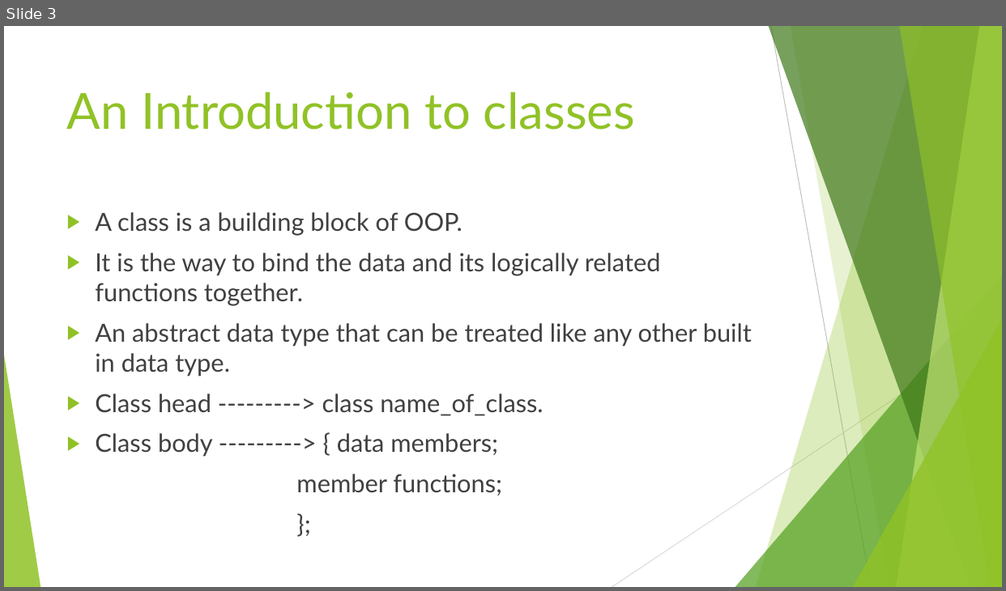
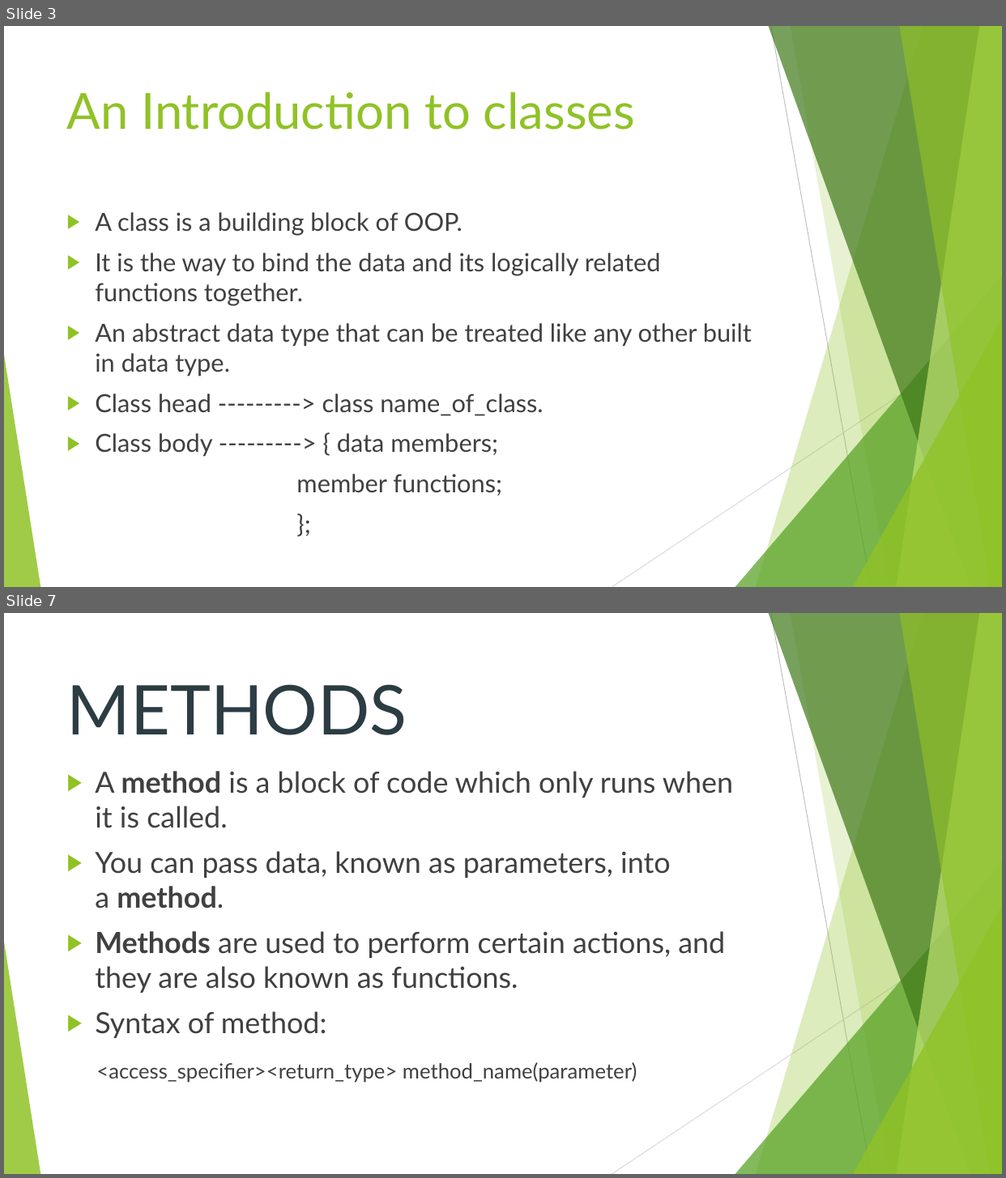
Before and after one commit to shivamsingh7455/DataStructure, a slide deck: Presentation 1.pptx. Shown one above the other, each under a label of ours: slide 3 before the commit, slides 3 and 7 after it; the slides between them are not shown. The pictures are 1006x591 and 1006x1178 pixels, drawn with LibreOffice and Linux fonts; fonts in the diff are those of the drawing. Boxes give left, top, right and bottom in pixels: in the first picture for what was removed or moved away, otherwise in the second. Text is boxed around its words. In the diff, an @@ line names an element or a change of style, - is before the commit and + after.

```diff
--- a/Presentation 1.pptx
+++ b/Presentation 1.pptx
@@ slide 7 added at box(4, 613, 1002, 1174), background #FFFFFF; not listed: 10 template elements that a slide beside it also shows @@
@@ title added at box(67, 684, 407, 735), 66 pt, text #2C3C43 @@
+METHODS
@@ text added at box(95, 771, 733, 1083), 28 pt, text #404040 @@
+▶ A method is a block of code which only runs when it is called.
+▶ You can pass data, known as parameters, into a method.
+▶ Methods are used to perform certain actions, and they are also known as functions.
+▶ Syntax of method:
+<access_specifier><return_type> method_name(parameter)
```
Also in this commit, not shown: 5 slides changed, 2 other slides added, 2 slides removed.
